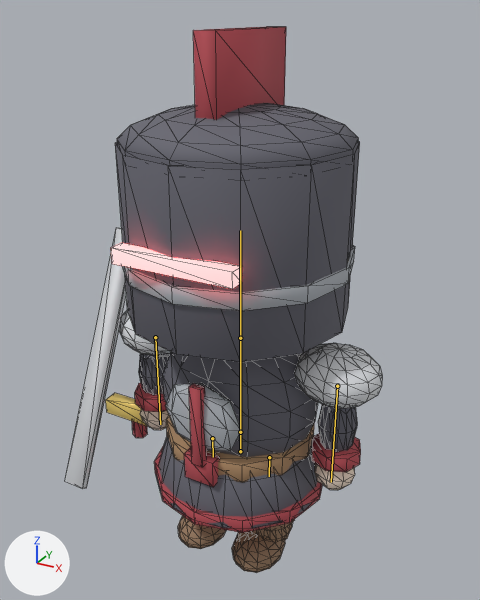
Two versions of the glTF model public/models/elite.glb, one commit apart.
Before and after are seen from a 50 mm lens placed at (1.15, -2.09, 2.21), pointed at (-0.2, 0.35, 0.99). The lights are fixed; the arrows at lower left show +X, +Y and +Z. The older version comes first. The bones that bend it are drawn over the model as lines. Mesh edges are drawn as thin lines.

Objects in the first picture: 'Elite'.
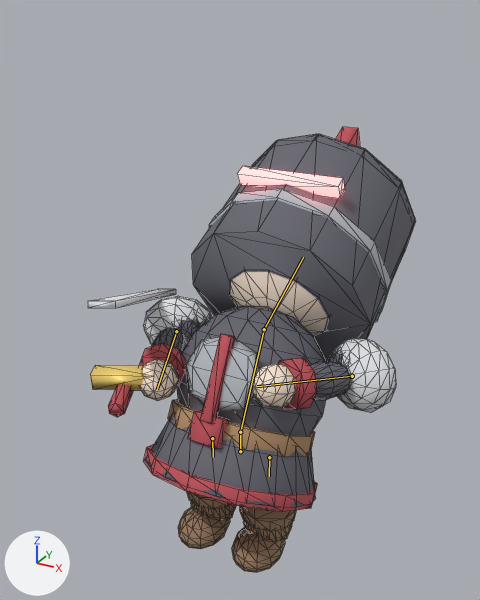
The newer file adds an action. The first version stands in its rest pose; the second is drawn at frame 2 of the action 'Death'.

Boxes [x1, y1, x2, y2] around the edits, measured in the pictures (480 x 600 px):
'Elite', posed (18% shorter)
    before: [65, 27, 382, 573]
    after: [88, 127, 416, 572]
bone 'spine', root to tip
    before: (240, 432) to (240, 338)
    after: (240, 432) to (264, 329)
bone 'arm.L', root to tip
    before: (337, 386) to (331, 482)
    after: (352, 376) to (257, 386)
bone 'arm.R', root to tip
    before: (155, 337) to (160, 424)
    after: (176, 331) to (157, 389)
bone 'head', root to tip
    before: (240, 338) to (240, 230)
    after: (264, 329) to (303, 257)

The change in detail:
Bone 'spine' (bone_spine) turns from (0, 0, 0) to (-28, 0, 0) degrees about its own x, y and z.
Bone 'arm.L' (bone_arm_l) turns from (0, 0, 0) to (-71, 30, 10) degrees about its own x, y and z.
Bone 'arm.R' (bone_arm_r) turns from (0, 0, 0) to (-55, -19, -13) degrees about its own x, y and z.
Bone 'head' (bone_head) turns from (0, 0, 0) to (-35, 0, 0) degrees about its own x, y and z.
